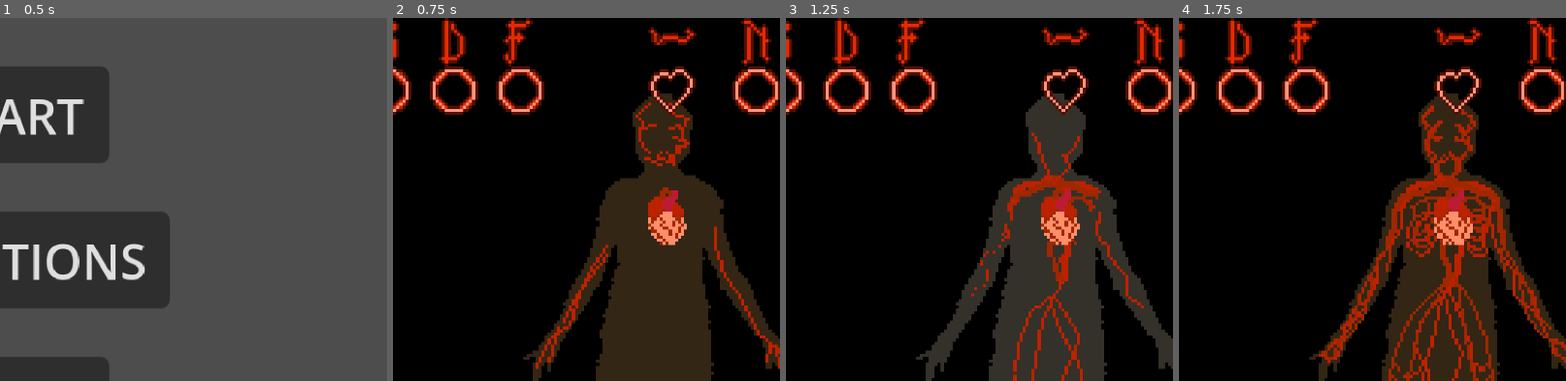
Above: before the commit, frames 1-4 (left to right).
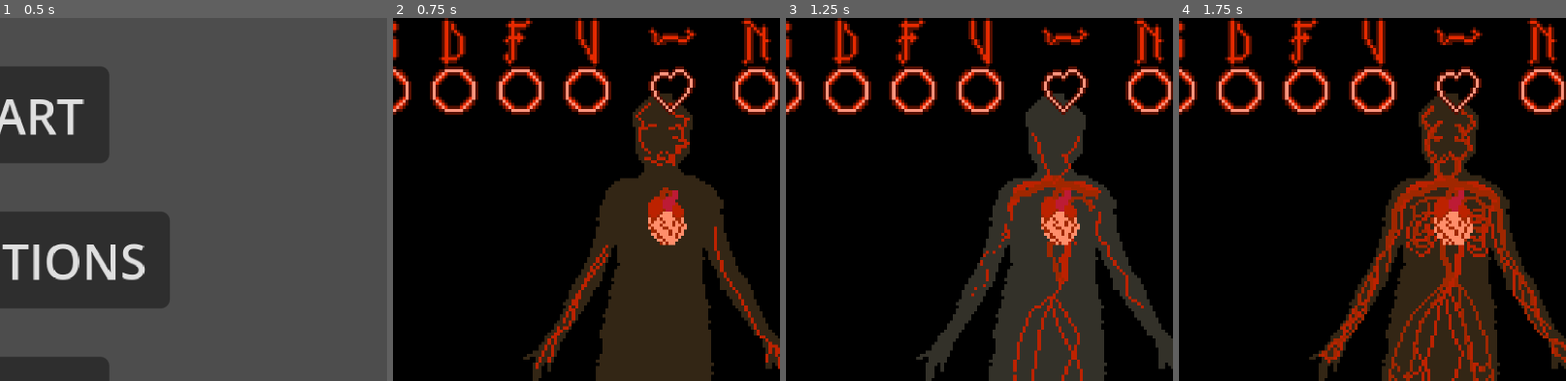
Above: after the commit, the same moments.

Repository: Ada-Rhodes/Bring-Her-Back
Game: Godot game, scene res://main_menu.tscn
The game is run twice, just before and just after one commit, with the same random seed, the same clock (stepped at 60 frames per second) and the same inputs.
Inputs:
- Up to frame 1 (0.5 s): no input
- Up to frame 2 (0.75 s): click "START" at 0.5 s
- Up to frame 3 (1.25 s): no input
- Up to frame 4 (1.75 s): tap A (Key A) at 1.35 s
The pictures show only the part of the screen within x 14-64%, y 0-50%; the shares and areas given below are measured in that part.

Frame 1 is identical in both runs. In frame 2, 1.4% of the frame differs, in the area x 43-57%, y 0-27%; in frame 3, 1.4%; in frame 4, 1.4%.

Commit message:
Updated assets for life bar and juice
Created new key frame with seperate pulse and candles so I can have juice and life

Diff:
--- a/Bring-Her-Back/Game.tscn
+++ b/Bring-Her-Back/Game.tscn
@@ -27,6 +27,7 @@
 [ext_resource type="Script" uid="uid://ck4aixxoopkad" path="res://key_l.gd" id="16_bvhbk"]
 [ext_resource type="Texture2D" uid="uid://dk5n6q2ljgspt" path="res://Assets/Keys/Rune - K.png" id="17_0mevm"]
 [ext_resource type="Texture2D" uid="uid://dg3hv1iih3tj5" path="res://Assets/Sprites/Heart-Outline.png" id="17_aeq37"]
+[ext_resource type="Texture2D" uid="uid://ckk587q2e0ciu" path="res://Assets/Keys/Rune - V.png" id="17_hxy8k"]
 [ext_resource type="Script" uid="uid://1aeucpucuhyl" path="res://key_v.gd" id="17_wdm1y"]
 [ext_resource type="Script" uid="uid://lqquiern8nm8" path="res://key_colon.gd" id="18_cpsxm"]
 [ext_resource type="AudioStream" uid="uid://d31gmbd6t7m2v" path="res://Assets/Sounds/Bass-G.wav" id="18_w2501"]
@@ -333,8 +334,7 @@
 texture = ExtResource("7_2vekm")
 
 [node name="V - Target Ring" type="Sprite2D" parent="Buttons" unique_id=756003796]
-visible = false
-position = Vector2(108, 0)
+position = Vector2(100, 0)
 texture = ExtResource("3_3mrqo")
 script = ExtResource("17_wdm1y")
 
@@ -348,7 +348,7 @@
 
 [node name="Rune Label" type="Sprite2D" parent="Buttons/V - Target Ring" unique_id=1820780306]
 position = Vector2(0, -16)
-texture = ExtResource("10_yyih5")
+texture = ExtResource("17_hxy8k")
 
 [node name="Target Drop" type="Sprite2D" parent="Buttons/V - Target Ring" unique_id=598474471]
 texture = ExtResource("7_2vekm")
--- a/Bring-Her-Back/GameOver.tscn
+++ b/Bring-Her-Back/GameOver.tscn
@@ -10,6 +10,7 @@
 anchors_preset = 0
 offset_right = 40.0
 offset_bottom = 40.0
+metadata/_edit_use_anchors_ = true
 
 [node name="Start" type="Button" parent="Button_Manager" unique_id=207673293]
 layout_mode = 0
@@ -18,13 +19,6 @@
 offset_right = 72.0
 offset_bottom = 48.0
 text = "\"I have to try again\""
-
-[node name="Quit" type="Button" parent="Button_Manager" unique_id=1114707077]
-layout_mode = 0
-offset_left = 8.0
-offset_top = 112.0
-offset_right = 72.0
-offset_bottom = 144.0
-text = "QUIT"
+metadata/_edit_use_anchors_ = true
 
 [connection signal="pressed" from="Button_Manager/Start" to="." method="_on_start_pressed"]
--- /dev/null
+++ b/Bring-Her-Back/WinScreen.tscn
@@ -0,0 +1,27 @@
+[gd_scene format=3 uid="uid://cdrjrduyyqhk3"]
+
+[ext_resource type="Script" uid="uid://dsq6dv7uckcbb" path="res://win_screen.gd" id="1_a03an"]
+
+[node name="Node2D" type="Node2D" unique_id=475129084]
+script = ExtResource("1_a03an")
+
+[node name="Button_Manager" type="Control" parent="." unique_id=1979647304]
+layout_mode = 3
+anchors_preset = 0
+offset_right = 40.0
+offset_bottom = 40.0
+metadata/_edit_use_anchors_ = true
+
+[node name="Start" type="Button" parent="Button_Manager" unique_id=779260371]
+layout_mode = 0
+offset_left = 8.0
+offset_top = 16.0
+offset_right = 72.0
+offset_bottom = 48.0
+text = "You brought her back!
+But something isn't right
+
+Dispose of the body and
+try again."
+alignment = 0
+metadata/_edit_use_anchors_ = true
--- /dev/null
+++ b/Bring-Her-Back/win_screen.gd
@@ -0,0 +1,15 @@
+extends Node2D
+
+
+# Called when the node enters the scene tree for the first time.
+func _ready() -> void:
+	pass # Replace with function body.
+
+
+# Called every frame. 'delta' is the elapsed time since the previous frame.
+func _process(delta: float) -> void:
+	pass
+
+
+func _on_start_pressed() -> void:
+	get_tree().change_scene_to_file("res://Game.tscn")
Binary file added: Bring-Her-Back/Assets/Keys/Rune - V.png
Not shown, added: Bring-Her-Back/Assets/Keys/Rune - V.png.import
Binary file added: Bring-Her-Back/Assets/Sprites/candles-sheet.png
Not shown, added: Bring-Her-Back/Assets/Sprites/candles-sheet.png.import
Binary file added: Bring-Her-Back/Assets/Sprites/keyframes heartless.png
Not shown, added: Bring-Her-Back/Assets/Sprites/keyframes heartless.png.import
Binary file added: Bring-Her-Back/Assets/Sprites/pulse.png
Not shown, added: Bring-Her-Back/Assets/Sprites/pulse.png.import
Not shown, added: Bring-Her-Back/win_screen.gd.uid
